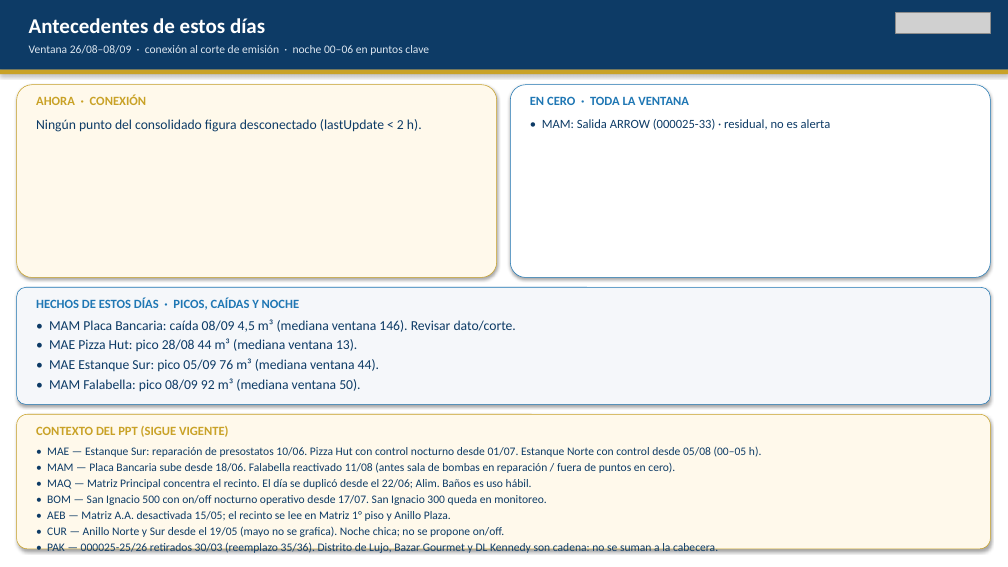
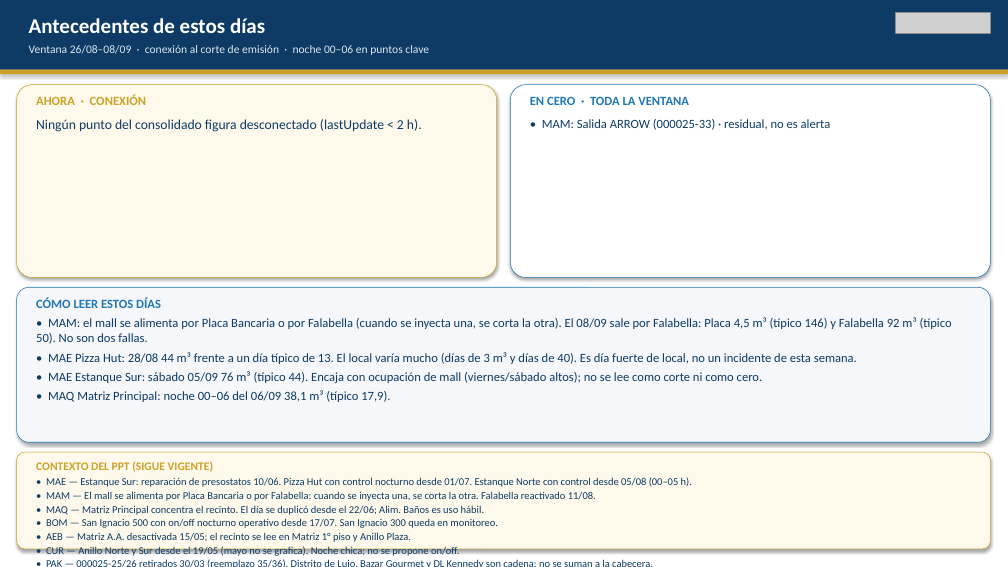
Before and after one commit to anibaloperacionesWes/wes-scripts, a slide deck: slide 3 of reports/Parque_Arauco/CONSOLIDADO/Consolidado_PA_7malls_20260908.pptx. Drawn at 1008x567 pixels with LibreOffice and Linux fonts; fonts in the diff are those of the drawing; grey boxes stand for pictures. Boxes give left, top, right and bottom in pixels: in the first picture for what was removed or moved away, otherwise in the second. Text is boxed around its words. In the diff, an @@ line names an element or a change of style, - is before the commit and + after.

```diff
--- a/reports/Parque_Arauco/CONSOLIDADO/Consolidado_PA_7malls_20260908.pptx
+++ b/reports/Parque_Arauco/CONSOLIDADO/Consolidado_PA_7malls_20260908.pptx
@@ rounded rectangle: place and size @@
-rounded rectangle at (17,287,991,405)
+rounded rectangle at (17,287,991,442)
@@ text at (36,297,161,308): text changed @@
-HECHOS DE ESTOS DÍAS · PICOS, CAÍDAS Y NOCHE
+CÓMO LEER ESTOS DÍAS
@@ text at (36,317,952,402): text changed; size 13 to 12 pt @@
-• MAM Placa Bancaria: caída 08/09 4,5 m³ (mediana ventana 146). Revisar dato/corte.
-• MAE Pizza Hut: pico 28/08 44 m³ (mediana ventana 13).
-• MAE Estanque Sur: pico 05/09 76 m³ (mediana ventana 44).
-• MAM Falabella: pico 08/09 92 m³ (mediana ventana 50).
+• MAM: el mall se alimenta por Placa Bancaria o por Falabella (cuando se inyecta una, se corta la otra). El 08/09 sale por Falabella: Placa 4,5 m³ (típico 146) y Falabella 92 m³ (típico 50). No son dos fallas.
+• MAE Pizza Hut: 28/08 44 m³ frente a un día típico de 13. El local varía mucho (días de 3 m³ y días de 40). Es día fuerte de local, no un incidente de esta semana.
+• MAE Estanque Sur: sábado 05/09 76 m³ (típico 44). Encaja con ocupación de mall (viernes/sábado altos); no se lee como corte ni como cero.
+• MAQ Matriz Principal: noche 00–06 del 06/09 38,1 m³ (típico 17,9).
@@ rounded rectangle: place and size @@
-rounded rectangle at (17,414,991,549)
+rounded rectangle at (17,452,991,549)
@@ text "CONTEXTO DEL PPT (SIGUE VIGENTE)": place and size @@
-text "CONTEXTO DEL PPT (SIGUE VIGENTE)" at (36,426,229,437)
+text "CONTEXTO DEL PPT (SIGUE VIGENTE)" at (36,461,214,472)
@@ text "CONTEXTO DEL PPT (SIGUE VIGENTE)" at (36,461,214,472): size 12 to 11 pt @@
@@ text "• MAE — Estanque Sur: ...": place and size @@
-text "• MAE — Estanque Sur: ..." at (47,447,761,551)
+text "• MAE — Estanque Sur: ..." at (46,477,692,557)
@@ text at (46,477,692,557): size 11 to 10 pt in "• MAE — Estanque Sur: reparación de ...", "• MAQ — Matriz Principal concentra el ...", "• BOM — San Ignacio 500 con ...", "• AEB — Matriz A.A. desactivada 15/05; ..." and 2 more places; less space between paragraphs @@
@@ text at (46,491,596,501): text changed; size 11 to 10 pt @@
-• MAM — Placa Bancaria sube desde 18/06. Falabella reactivado 11/08 (antes sala de bombas en reparación / fuera de puntos en cero).
+• MAM — El mall se alimenta por Placa Bancaria o por Falabella: cuando se inyecta una, se corta la otra. Falabella reactivado 11/08.
```
Also in this commit, not shown: 3 other slides changed, 1 other file.
